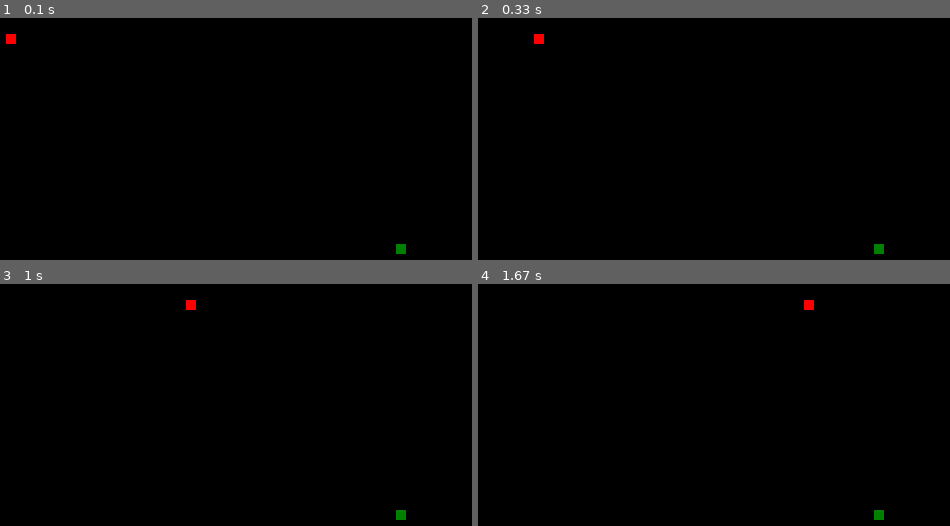
Above: before the commit, frames 1-4 (two rows, left to right).
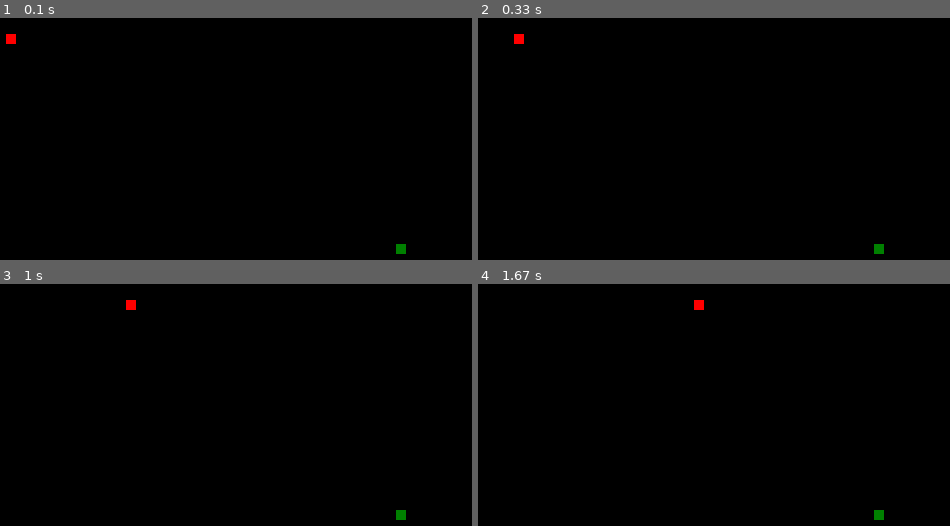
Above: after the commit, the same moments.

Repository: Kristian-Roopnarine/Snake-PyGame
Game: pygame game, started from Snake.py
Same seed, same stepped clock (60 frames per second), same inputs: the game is played once before the commit and once after it.
Inputs:
- Up to frame 1 (0.1 s): no input
- Up to frame 2 (0.33 s): no input
- Up to frame 3 (1 s): tap Enter at 0.33 s
- Up to frame 4 (1.67 s): no input

Frame 1 is identical in both runs. In frame 2, 0.2% of the frame differs, in the area x 7-14%, y 6-11%; in frame 3, 0.2%; in frame 4, 0.2%.

Commit message:
Added variable to speed up snake after eating apples.

Diff:
--- a/App.py
+++ b/App.py
@@ -56,9 +56,10 @@
         self.drawGame()
         self.drawApple()
         pygame.display.flip()
+        speed = 0
 
         while self.running:
-            self.clock.tick(60)
+            self.clock.tick(40 + (speed * 5))
             for event in pygame.event.get():
                 if event.type == pygame.QUIT:
                     self.endApp()
@@ -74,6 +75,7 @@
                 self.player.add_body()
                 # generate new apple
                 self.apple.newApple()
+                speed += 1
 
             # if snake hits itself
             if self.player.snakeHeadPos() in self.player.snakeBodyPos():
--- a/Snake.py
+++ b/Snake.py
@@ -2,5 +2,4 @@
 
 
 theGame = App()
-
 theGame.startApp()
